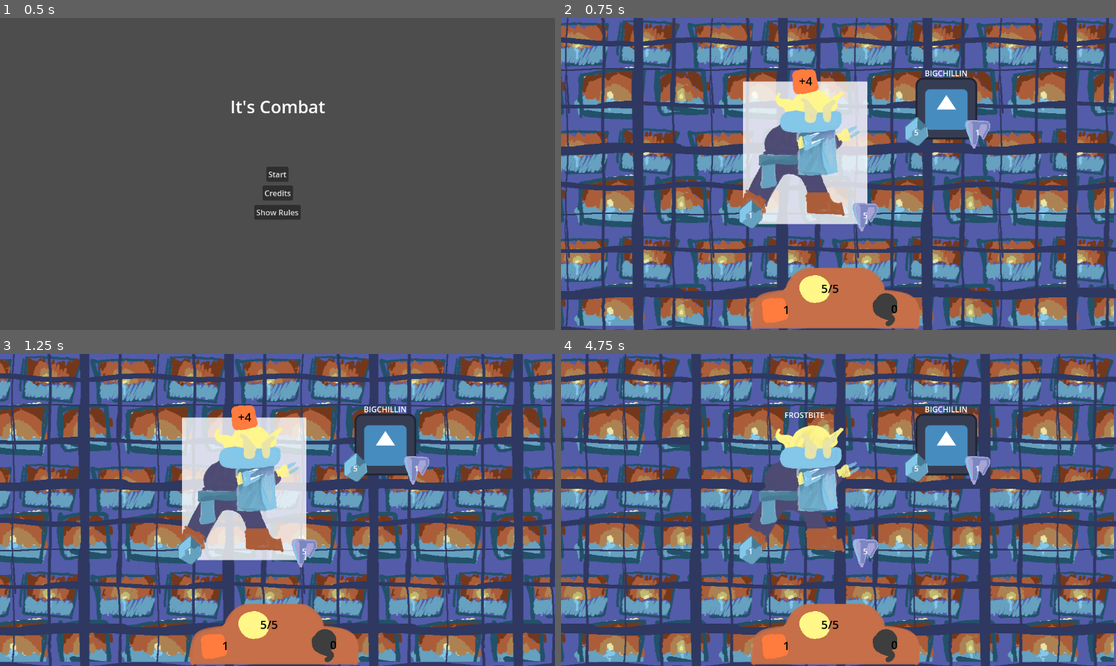
Above: before the commit, frames 1-4 (two rows, left to right).
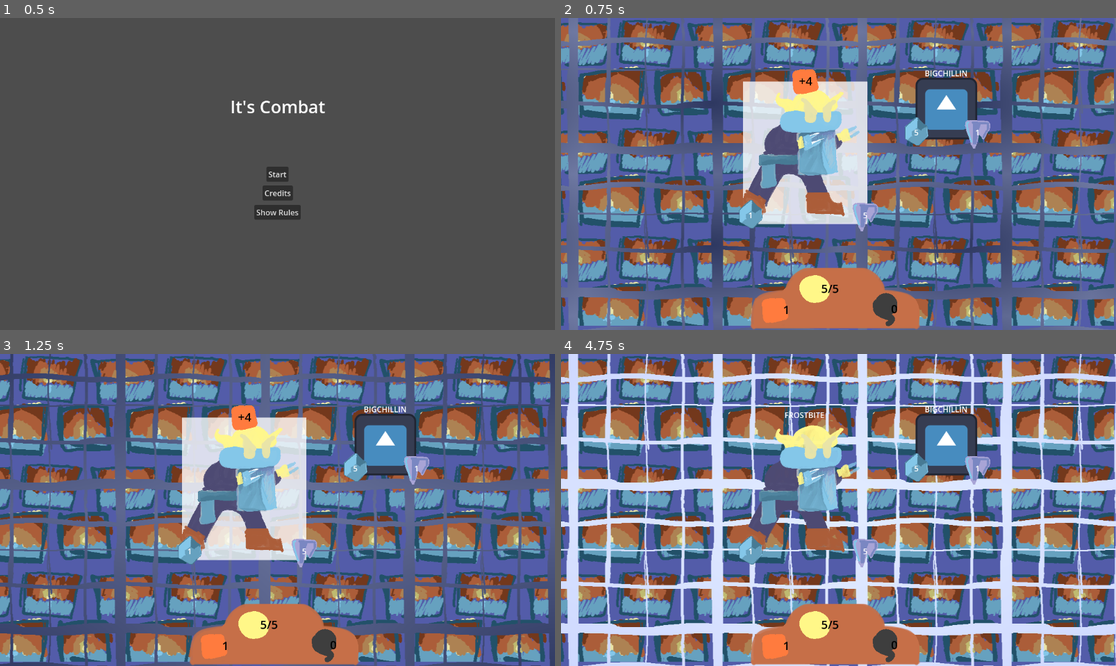
Above: after the commit, the same moments.

Repository: alex-mike-mark-again/godot-combat
Game: Godot game, scene res://main_menu.tscn
Same seed, same stepped clock (60 frames per second), same inputs: the game is played once before the commit and once after it. The engine's default icon, where the game draws it, is replaced by a stand-in: a white triangle on a blue panel in a dark square.
Inputs (mouse positions are in pixels of both pictures, inside the frame that each line leads up to):
- Up to frame 1 (0.5 s): no input
- Up to frame 2 (0.75 s): click "Start" at 0.5 s
- Up to frame 3 (1.25 s): no input
- Up to frame 4 (4.75 s): click (949, 444) at 1.27 s; click (949, 444) at 2.02 s; click (949, 435) at 2.77 s; click "Retry from start" at 3.5 s; move the mouse to (960, 494) at 4.27 s

Frame 1 is identical in both runs. In frame 2, 31% of the frame differs, in the area x 0-100%, y 0-100%; in frame 3, 24%; in frame 4, 35%.

Commit message:
Adds funkier shader for stage 1

Diff:
--- a/project.godot
+++ b/project.godot
@@ -12,7 +12,7 @@
 
 config/name="Combat"
 run/main_scene="res://main_menu.tscn"
-config/features=PackedStringArray("4.1", "Forward Plus")
+config/features=PackedStringArray("4.2", "Forward Plus")
 config/icon="res://icon.svg"
 
 [rendering]
--- /dev/null
+++ b/test_scenes/circle_thang.gdshader
@@ -0,0 +1,14 @@
+shader_type canvas_item;
+// UV/FRAGCOOD.xy?
+// TEXTURE
+// COLOR
+
+void fragment() {
+	vec2 uv = FRAGCOORD.xy * SCREEN_PIXEL_SIZE * 2.0 - 1.0;
+	uv = fract(uv*1.5*cos(TIME))-0.5;
+	float d = length(uv);
+	vec2 m = vec2(0.5,0.0);
+	vec4 c = texture(TEXTURE, UV+(TIME*m));
+	vec3 r = c.xyz + (d/(2.0+sin(TIME)));
+	COLOR = vec4(r,c.w);
+}
--- /dev/null
+++ b/test_scenes/shader_playground.gdshader
@@ -0,0 +1,14 @@
+shader_type canvas_item;
+// UV/FRAGCOOD.xy?
+// TEXTURE
+// COLOR
+
+void fragment() {
+	vec2 uv = FRAGCOORD.xy * SCREEN_PIXEL_SIZE * 2.0 - 1.0;
+	uv = fract(uv*1.5*cos(TIME))-0.5;
+	float d = length(uv);
+	vec2 m = vec2(0.5,0.0);
+	vec4 c = texture(TEXTURE, UV+(TIME*m));
+	vec3 r = c.xyz + (d/(2.0+sin(TIME)));
+	COLOR = vec4(r,c.w);
+}
--- /dev/null
+++ b/test_scenes/shader_playground.tscn
@@ -0,0 +1,28 @@
+[gd_scene load_steps=5 format=3 uid="uid://bplpev51ghbs6"]
+
+[ext_resource type="PackedScene" uid="uid://cflm1sckvoqrl" path="res://ui/background_layer.tscn" id="1_nvdc7"]
+[ext_resource type="Shader" path="res://test_scenes/shader_playground.gdshader" id="2_d13ms"]
+[ext_resource type="Texture2D" uid="uid://ch8dyx6fiqyjh" path="res://sprites/bg_cell_grid.png" id="3_cyfjj"]
+
+[sub_resource type="ShaderMaterial" id="ShaderMaterial_djbdh"]
+shader = ExtResource("2_d13ms")
+
+[node name="ShaderPlayground" type="Control"]
+layout_mode = 3
+anchors_preset = 15
+anchor_right = 1.0
+anchor_bottom = 1.0
+grow_horizontal = 2
+grow_vertical = 2
+
+[node name="BackgroundLayer" parent="." instance=ExtResource("1_nvdc7")]
+material = SubResource("ShaderMaterial_djbdh")
+layout_mode = 1
+anchors_preset = 15
+anchor_right = 1.0
+anchor_bottom = 1.0
+offset_right = 0.0
+offset_bottom = 0.0
+grow_horizontal = 2
+grow_vertical = 2
+texture = ExtResource("3_cyfjj")
--- a/troops/stage1b.tscn
+++ b/troops/stage1b.tscn
@@ -6,6 +6,7 @@
 [ext_resource type="Shader" path="res://ui/background.gdshader" id="3_o8glo"]
 [ext_resource type="Texture2D" uid="uid://ch8dyx6fiqyjh" path="res://sprites/bg_cell_grid.png" id="4_5abss"]
 [ext_resource type="Texture2D" uid="uid://crsqdtsyoglrl" path="res://sprites/bg_windows.png" id="4_eynfx"]
+[ext_resource type="Shader" path="res://test_scenes/circle_thang.gdshader" id="5_j0fj3"]
 [ext_resource type="Texture2D" uid="uid://rcjoqrya5n1s" path="res://sprites/goblin_frostbite.png" id="7_fitlv"]
 
 [sub_resource type="ShaderMaterial" id="ShaderMaterial_s1o2r"]
@@ -16,9 +17,7 @@
 
 [sub_resource type="ShaderMaterial" id="ShaderMaterial_ekmsp"]
 resource_local_to_scene = true
-shader = ExtResource("3_o8glo")
-shader_parameter/scroll_speed = 0.5
-shader_parameter/transparency = 1.0
+shader = ExtResource("5_j0fj3")
 
 [node name="stage1b" type="Control"]
 layout_mode = 3
Not shown: 1 places in troops/stage1b.tscn that only renumber resources
